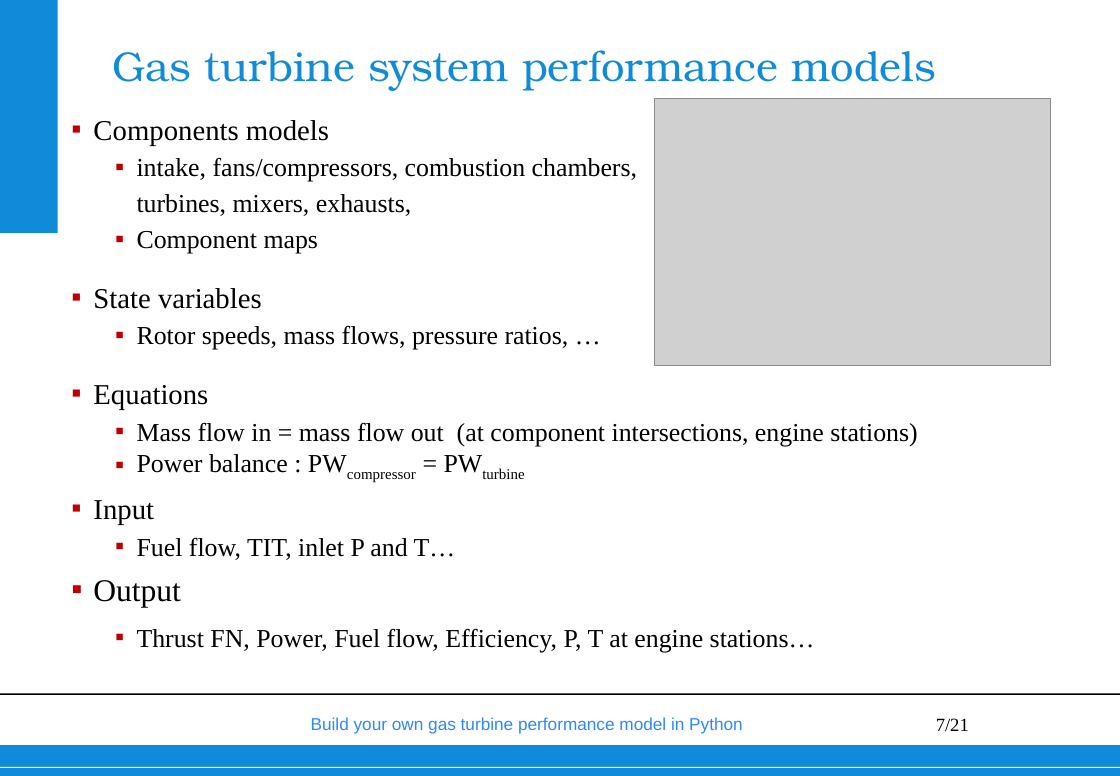
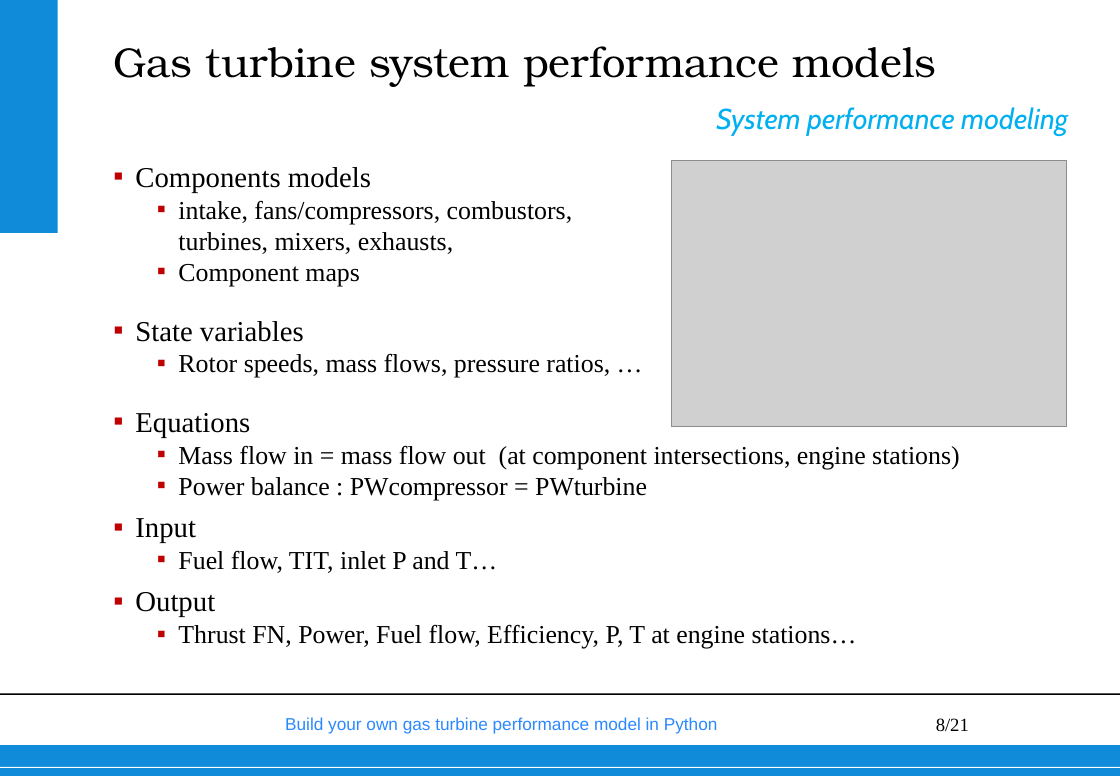
Before and after one commit to wvisser1958/GSPy, a slide deck: slide 8 of doc/Build your own gas turbine performance model from scratch.pptx (slide 7 before the commit). Drawn at 1120x776 pixels with LibreOffice and Linux fonts; fonts in the diff are those of the drawing; grey boxes stand for pictures; background and template pictures are left out. Boxes give left, top, right and bottom in pixels: in the first picture for what was removed or moved away, otherwise in the second. Text is boxed around its words. In the diff, an @@ line names an element or a change of style, - is before the commit and + after.

```diff
--- a/doc/Build your own gas turbine performance model from scratch.pptx
+++ b/doc/Build your own gas turbine performance model from scratch.pptx
@@ title "Gas turbine system performance models" at (113, 46, 937, 87): text colour #108BD9 to #000000; indent changed @@
@@ text added at (716, 107, 1068, 135), 20 pt, text #00B0F0, italic @@
+System performance modeling
@@ text "Components models": place and size @@
-text "Components models" at (93, 120, 918, 653)
+text "Components models" at (135, 167, 960, 649)
@@ picture: place and size @@
-picture at (655, 99, 1051, 366)
+picture at (671, 160, 1067, 427)
@@ text at (178, 201, 573, 254): text changed @@
-  ▪ intake, fans/compressors, combustion chambers,
-    turbines, mixers, exhausts,
+  ▪ intake, fans/compressors, combustors,
+    turbines, mixers, exhausts,
@@ text at (135, 264, 960, 649): now on the baseline in "PWcompressor PWturbine"; size 22 to 20 pt in "Output"; line spacing 25pt to 1; less space between paragraphs @@
@@ text "Build your own gas turbine ...": place and size @@
-text "Build your own gas turbine ..." at (311, 717, 743, 734)
+text "Build your own gas turbine ..." at (285, 717, 718, 734)
@@ page number at (936, 718, 969, 732): text changed @@
-7/21
+8/21
```
Also in this commit, not shown: 54 other slides changed, 2 slides added, 1 slide removed, 1 other file.
